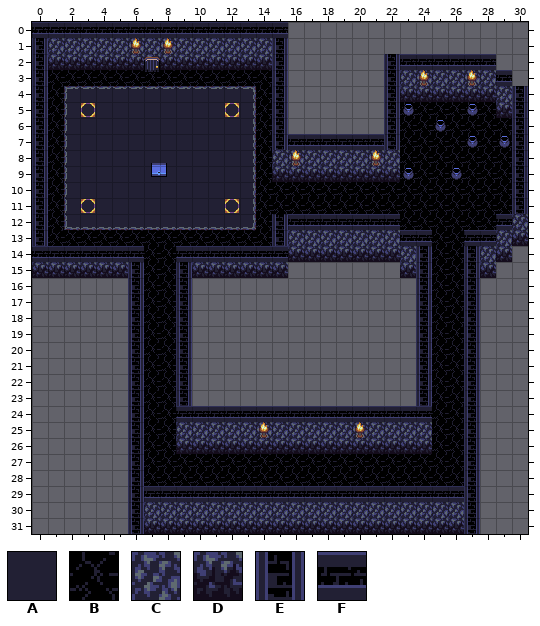
Tiled map: DungeonCrawler/maps/testMap.tmx. That is the earlier state.
Cells are 16x16 px. Shown: x 0..30, y 0..31.
Key: from "basictiles": A 9, B 13, C 15, D 23, E 80, F 81.
_ is an empty cell, # one hidden under a higher layer.
Layers that did not change in this view are not listed.
Layer "Tile Layer 1" before, first column x 0:
 6 EBAAAAAAAAAAAABE____
 7 EBAAAAAAAAAAAABEFFFF
 8 EBAAAAAAAAAAAABCCCCC
 9 EBAAAAAAAAAAAABDDDDD
10 EBAAAAAAAAAAAABBBBBB
11 EBA#AAAAAAAA#ABBBBBB
12 EBAAAAAAAAAAAABEFFFF
13 EBBBBBBBBBBBBBBECCCC
14 FFFFFFFBBFFFFFFFDDDD
15 DDDDDDEBBEDDDDDD____
16 ______EBBE__________
17 ______EBBE__________
18 ______EBBE__________
The same view after the edit:
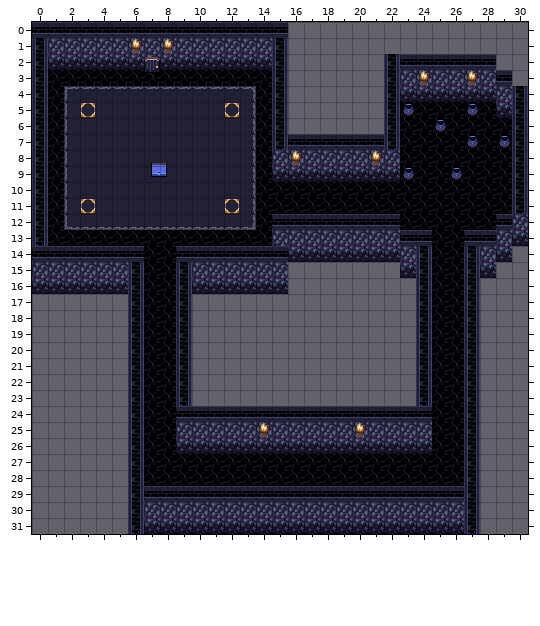
Tiles of an added or newly shown layer are drawn over the layers below it.
Diff:
Changed rows in their new state; . is an unchanged cell.
Layer "Tile Layer 1":
first column x 0:
12 ...............#
15 C_____...._____#
16 DDDDDD....DDDDDD
Layer "Float layer" (added):
first column x 1:
12 ..............F
13 ..............C
15 CCCCC....CCCCCC
